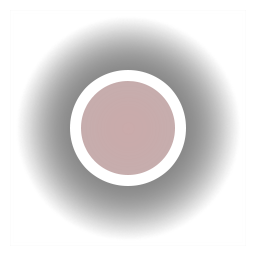
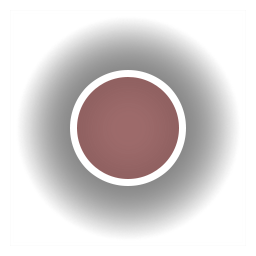
Layer changes from the first 256×256 image to the second:
painted on "Layer 1" over box(77, 77, 176, 179)
"Layer 4": opacity 32% → 62%, painted on it over box(77, 77, 179, 179)
